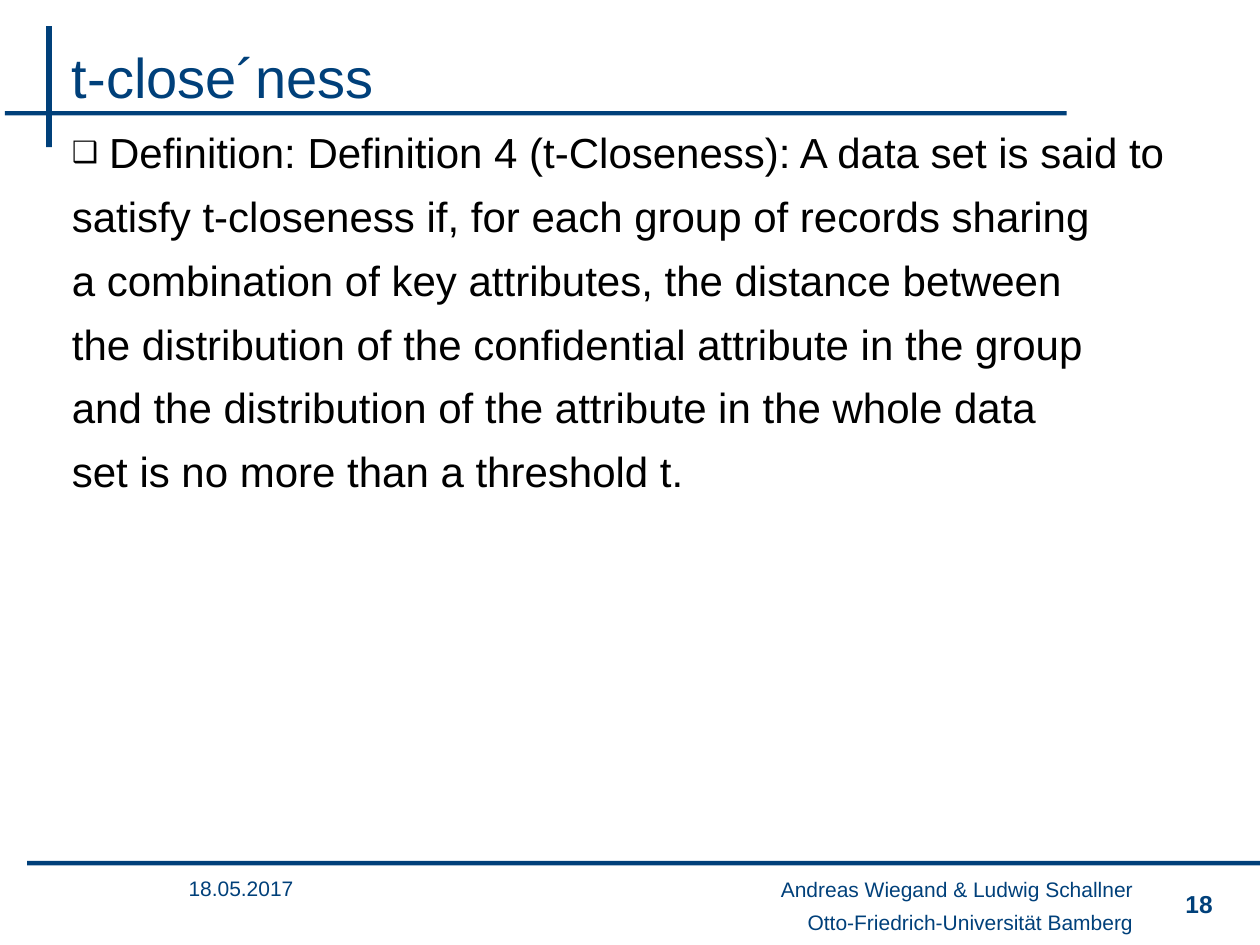
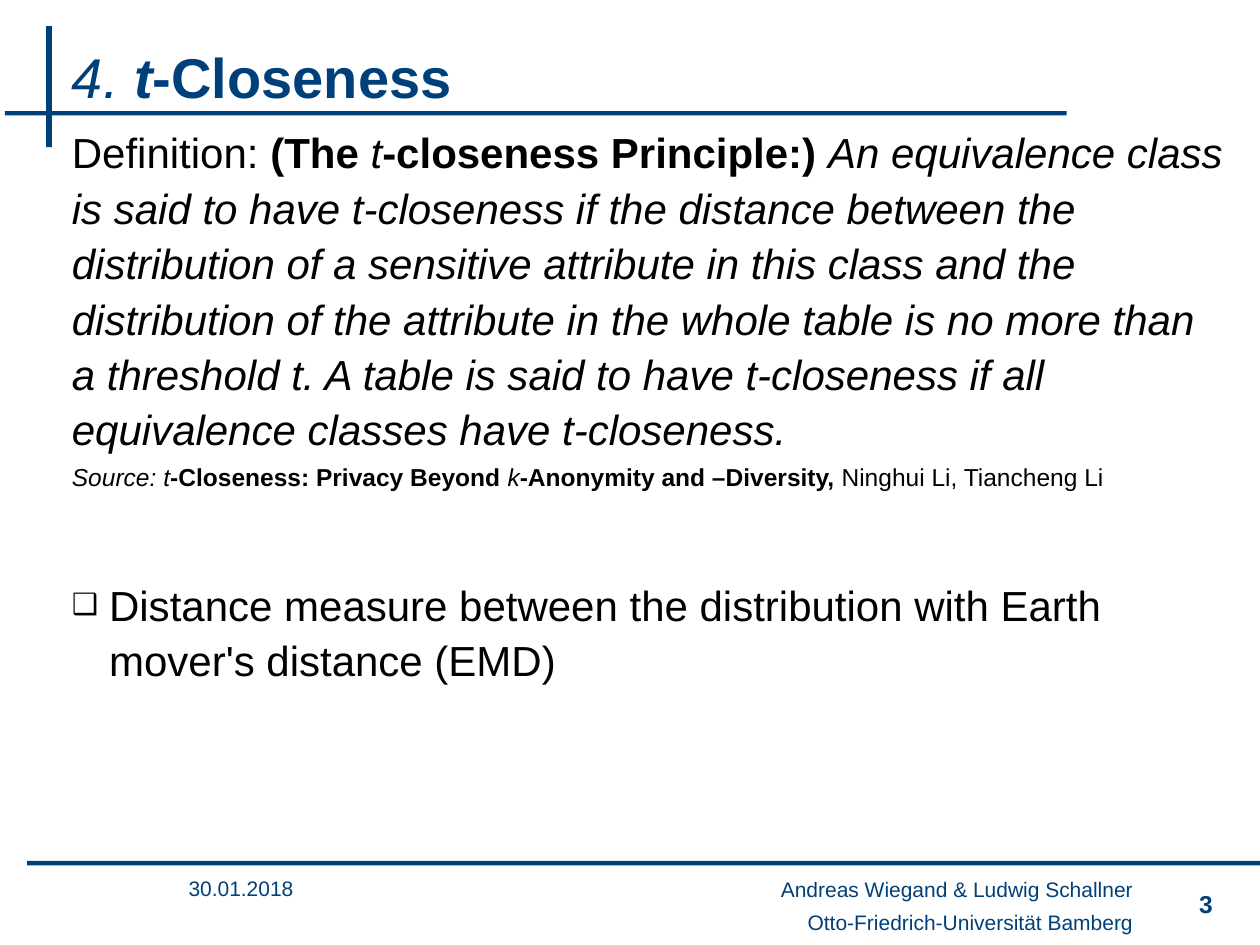
Before and after one commit to wsgan001/PSI-MSem, a slide deck: slide 3 of presentation/sicherheits_an.pptx (slide 18 before the commit). Drawn at 1260x945 pixels with LibreOffice and Linux fonts; fonts in the diff are those of the drawing; background and template pictures are left out. Boxes give left, top, right and bottom in pixels: in the first picture for what was removed or moved away, otherwise in the second. Text is boxed around its words. In the diff, an @@ line names an element or a change of style, - is before the commit and + after.

```diff
--- a/presentation/sicherheits_an.pptx
+++ b/presentation/sicherheits_an.pptx
@@ title at bbox=[72, 57, 451, 99]: text changed; bold on @@
-t-close´ness
+4. t-Closeness
@@ text at bbox=[72, 137, 1223, 685]: text changed; italic on @@
-❑ Definition: Definition 4 (t-Closeness): A data set is said to
-satisfy t-closeness if, for each group of records sharing
-a combination of key attributes, the distance between
-the distribution of the confidential attribute in the group
-and the distribution of the attribute in the whole data
-set is no more than a threshold t.
+Definition: (The t-closeness Principle:) An equivalence class is said to have t-closeness if the distance between the distribution of a sensitive attribute in this class and the distribution of the attribute in the whole table is no more than a threshold t. A table is said to have t-closeness if all equivalence classes have t-closeness.
+Source: t-Closeness: Privacy Beyond k-Anonymity and –Diversity, Ninghui Li, Tiancheng Li
+❑ Distance measure between the distribution with Earth mover's distance (EMD)
@@ text at bbox=[189, 881, 294, 897]: text changed @@
-18.05.2017
+30.01.2018
@@ page number at bbox=[1199, 896, 1213, 914]: text changed @@
-18
+3
```
Also in this commit, not shown: 11 other slides changed, 2 slides added, 18 slides removed, 1 other file.
